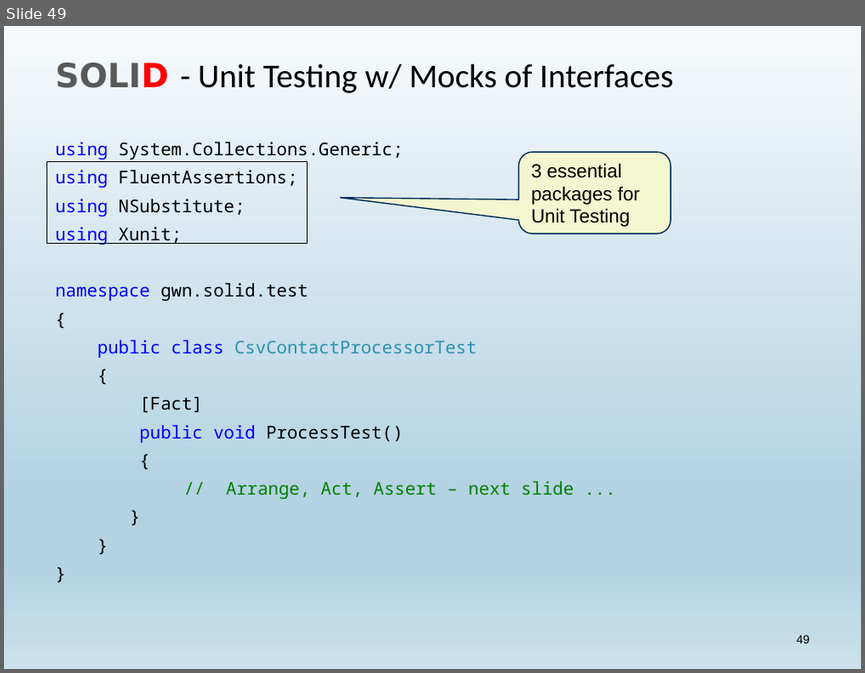
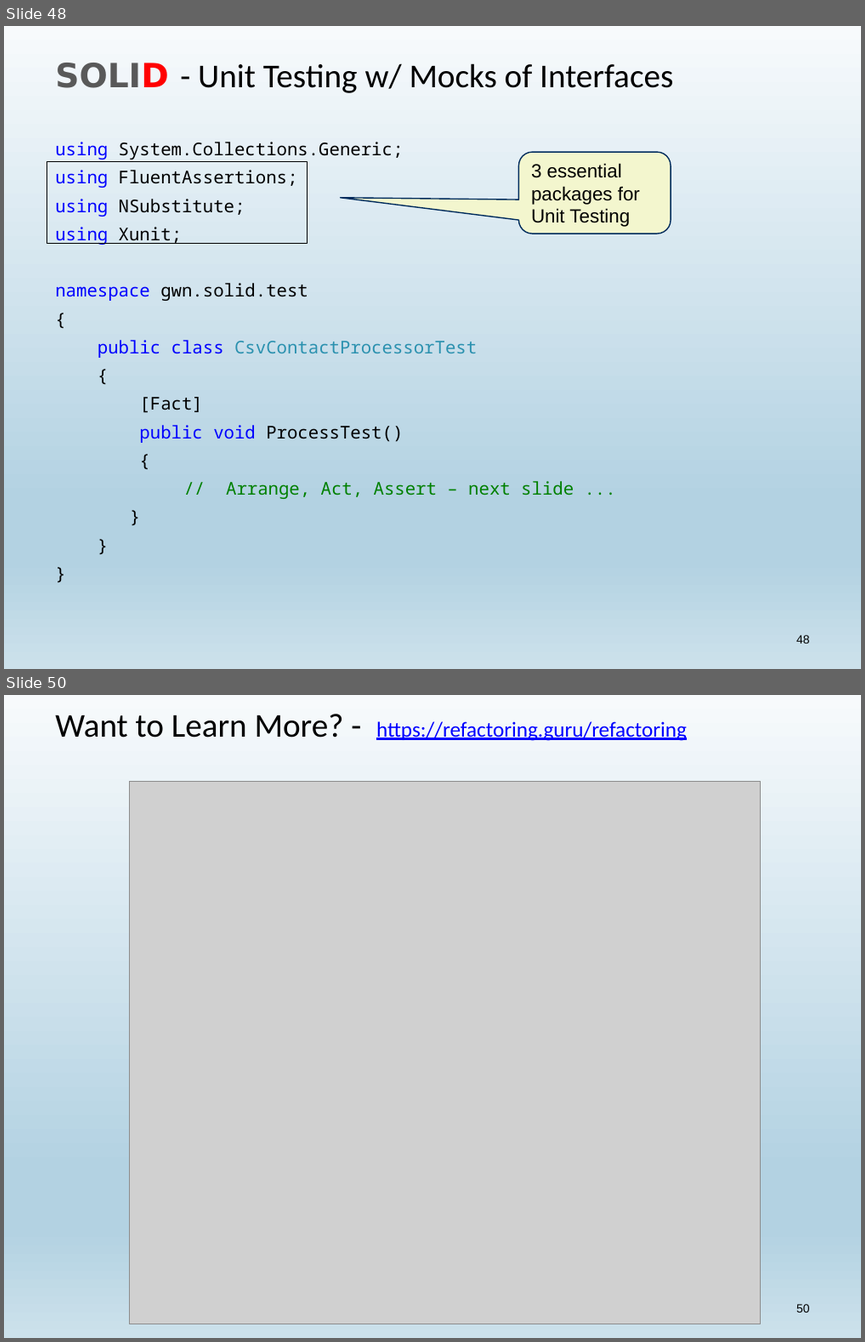
Before and after one commit to dgebert/presentations, a slide deck: SOLID.pptx. Shown one above the other, each under a label of ours: slide 49 before the commit, slides 48 and 50 after it; the slides between them are not shown. The pictures are 865x673 and 865x1342 pixels, drawn with LibreOffice and Linux fonts; fonts in the diff are those of the drawing; grey boxes stand for pictures. Boxes give left, top, right and bottom in pixels: in the first picture for what was removed or moved away, otherwise in the second. Text is boxed around its words. In the diff, an @@ line names an element or a change of style, - is before the commit and + after.

```diff
--- a/SOLID.pptx
+++ b/SOLID.pptx
@@ slide 50 added at [4,695,861,1338], background gradient #F7FAFC to #B3D2E2 to #CCE1EB; not listed: 1 template element that a slide beside it also shows @@
@@ title added at [55,714,687,741], 18 pt, text #0000FF, underline @@
+Want to Learn More? - https://refactoring.guru/refactoring
@@ picture added at [130,782,760,1324] @@
@@ what was slide 49 is now slide 48 @@
```
Also in this commit, not shown: 14 slides changed, 3 slides removed.
